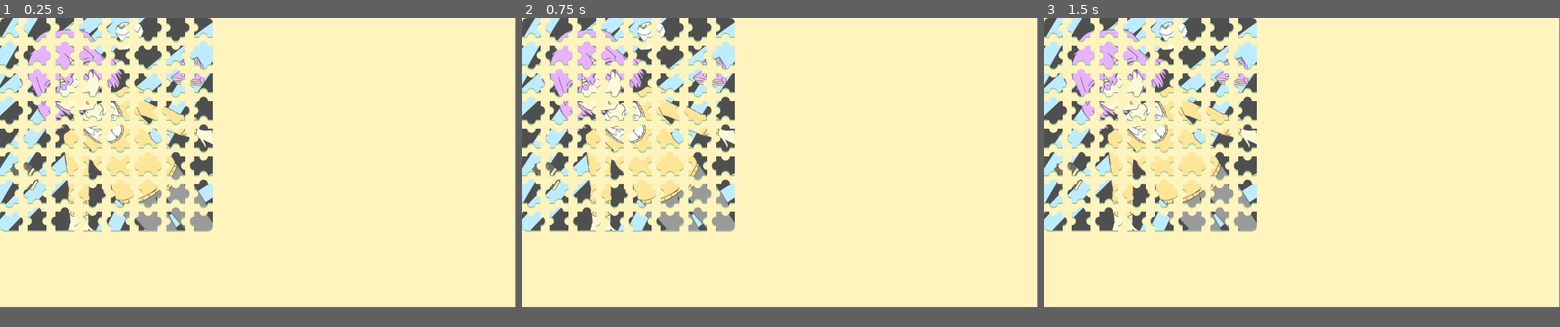
Above: before the commit, frames 1-3 (left to right).
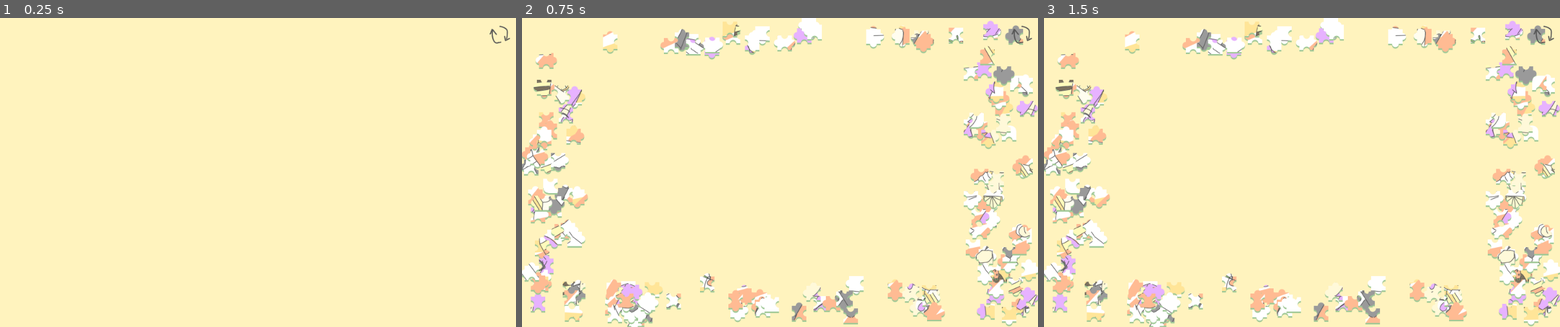
Above: after the commit, the same moments.

Repository: TripleCubes/CakePuzzle
Game: Godot game, scene res://Scenes/main.tscn
The game is run twice, just before and just after one commit, with the same random seed, the same clock (stepped at 60 frames per second) and the same inputs.
Inputs (mouse positions are in pixels of both pictures, inside the frame that each line leads up to; where the layout moved, square brackets give the same spot in the first picture):
- Up to frame 1 (0.25 s): no input
- Up to frame 2 (0.75 s): click (1022, 33) at 0.52 s
- Up to frame 3 (1.5 s): click (1539, 79) [1054, 27] at 1.25 s
The window is 799x449 before the commit and 800x480 after it. Grey fills any space a smaller window leaves; there, only what the larger window draws over its background counts as a difference.

The runs differ from the first frame. In frame 1, 16% of the frame differs, in the area x 0-99%, y 0-70%; in frame 2, 30%, in the area x 0-100%, y 0-100%; in frame 3, 30%.

Commit message:
Add proper shuffer functionality

Diff:
--- a/CakePuzzle/Scenes/main.tscn
+++ b/CakePuzzle/Scenes/main.tscn
@@ -1,12 +1,19 @@
 [gd_scene load_steps=3 format=3 uid="uid://daxam6xj00kwr"]
 
 [ext_resource type="Script" path="res://Scripts/main.gd" id="1_6k8ji"]
-[ext_resource type="PackedScene" uid="uid://cbq3dhqky1053" path="res://Scenes/menu.tscn" id="2_c4ds1"]
+[ext_resource type="Texture2D" uid="uid://b1gdlet7h04v5" path="res://Assets/Sprites/shuffle.png" id="2_xt0nc"]
 
 [node name="Main" type="Node2D"]
 script = ExtResource("1_6k8ji")
 
-[node name="Menu" parent="." instance=ExtResource("2_c4ds1")]
-visible = false
+[node name="Pieces" type="Node2D" parent="."]
 
-[node name="Pieces" type="Node2D" parent="."]
+[node name="ShuffleButton" type="TextureButton" parent="."]
+offset_left = 944.0
+offset_top = 8.0
+offset_right = 994.0
+offset_bottom = 58.0
+mouse_default_cursor_shape = 2
+texture_normal = ExtResource("2_xt0nc")
+
+[connection signal="pressed" from="ShuffleButton" to="." method="_on_shuffle_button_pressed"]
--- a/CakePuzzle/Scenes/menu.tscn
+++ /dev/null
@@ -1,19 +0,0 @@
-[gd_scene load_steps=3 format=3 uid="uid://cbq3dhqky1053"]
-
-[ext_resource type="Texture2D" uid="uid://cmlt6in6uhkc" path="res://Assets/Sprites/selection_button.png" id="1_42mbl"]
-[ext_resource type="Texture2D" uid="uid://bjgkh3cx68nnv" path="res://Assets/Sprites/title.png" id="2_aj0cr"]
-
-[node name="Menu" type="Node2D"]
-
-[node name="TextureButton" type="TextureButton" parent="."]
-offset_left = 30.0
-offset_top = 290.0
-offset_right = 236.0
-offset_bottom = 366.0
-mouse_default_cursor_shape = 2
-texture_normal = ExtResource("1_42mbl")
-
-[node name="Title" type="Sprite2D" parent="."]
-position = Vector2(221.423, 134.75)
-scale = Vector2(0.604987, 0.604987)
-texture = ExtResource("2_aj0cr")
--- a/CakePuzzle/Scenes/piece.tscn
+++ b/CakePuzzle/Scenes/piece.tscn
@@ -43,6 +43,7 @@
 shader_parameter/height_draw = null
 
 [node name="Piece" type="Button"]
+focus_mode = 0
 theme_override_styles/normal = SubResource("StyleBoxEmpty_3r65l")
 theme_override_styles/hover = SubResource("StyleBoxEmpty_kvct4")
 theme_override_styles/pressed = SubResource("StyleBoxEmpty_cbggm")
--- a/CakePuzzle/Scenes/selection_menu.tscn
+++ /dev/null
@@ -1,3 +0,0 @@
-[gd_scene format=3 uid="uid://hjx6rq25as5b"]
-
-[node name="SelectionMenu" type="Node2D"]
--- a/CakePuzzle/Scripts/Piece/piece.gd
+++ b/CakePuzzle/Scripts/Piece/piece.gd
@@ -1,4 +1,8 @@
 extends Button
+
+var texture: Texture2D:
+	set(val):
+		$Sprite2D.texture = val
 
 var texture_size: Vector2:
 	get:
--- a/CakePuzzle/Scripts/Singletons/global_vars.gd
+++ b/CakePuzzle/Scripts/Singletons/global_vars.gd
@@ -1,3 +1,6 @@
 extends Node
 
 const scene_piece: = preload("res://Scenes/piece.tscn")
+
+const texture_0: = preload("res://Assets/Sprites/_0.png")
+const texture_1: = preload("res://Assets/Sprites/_1.png")
--- a/CakePuzzle/Scripts/main.gd
+++ b/CakePuzzle/Scripts/main.gd
@@ -1,11 +1,40 @@
 extends Node2D
 
 var piece_list = []
+var texture_list = [GV.texture_0, GV.texture_1]
+var divide_vec_list = [Vector2(8, 8), Vector2(12, 12)]
+var circle_radius_list = [10, 7]
 
 func _ready():
-	var divide_vec = Vector2(8, 8)
-	var circle_radius: float = 10
+	pass
 
+func _process(_delta):
+	if Input.is_action_just_pressed("KEY_SPACE"):
+		$ShuffleButton.hide()
+	if Input.is_action_just_released("KEY_SPACE"):
+		$ShuffleButton.show()
+
+func _on_shuffle_button_pressed():
+	piece_list.clear()
+
+	for piece in $Pieces.get_children():
+		piece.queue_free()
+
+	var dice = randi_range(0, 1)
+	var dice2 = randi_range(0, 1)
+	_set_up(texture_list[dice], divide_vec_list[dice2], circle_radius_list[dice2])
+
+func _rand_pos(piece_size: Vector2) -> Vector2:
+	var pos: = Vector2(500, 300)
+
+	while (pos.x < 1000 - 150 and pos.x > 100 and pos.y < 600 - 100 and pos.y > 50) \
+	or (pos.x > 1000 - piece_size.x or pos.y > 600 - piece_size.y):
+		pos.x = randf_range(0, 1000)
+		pos.y = randf_range(0, 600)
+
+	return pos
+
+func _set_up(texture: Texture2D, divide_vec: Vector2, circle_radius: float) -> void:
 	for i in divide_vec.y:
 		piece_list.append([])
 
@@ -15,12 +44,13 @@
 
 			var piece_size = Vector2(piece.texture_size.x / divide_vec.x, piece.texture_size.y / divide_vec.y)
 			var piece_offset = Vector2(piece_size.x * j, piece_size.y * i)
+			piece.texture = texture
 			piece.grid_size = divide_vec
 			piece.index = Vector2(j, i)
 			piece.piece_size = piece_size
 			piece.piece_offset = piece_offset
 			piece.circle_radius = circle_radius
-			piece.position = piece_offset + Vector2(j * 20, i * 20)
+			piece.position = _rand_pos(piece_size)
 			piece.size = piece_size
 			piece_list[i].append(piece)
 
--- a/CakePuzzle/project.godot
+++ b/CakePuzzle/project.godot
@@ -20,6 +20,24 @@
 GV="*res://Scripts/Singletons/global_vars.gd"
 PieceConsts="*res://Scripts/Piece/piece_consts.gd"
 
+[display]
+
+window/size/viewport_width=1000
+window/size/viewport_height=600
+
+[input]
+
+KEY_SPACE={
+"deadzone": 0.5,
+"events": [Object(InputEventKey,"resource_local_to_scene":false,"resource_name":"","device":-1,"window_id":0,"alt_pressed":false,"shift_pressed":false,"ctrl_pressed":false,"meta_pressed":false,"pressed":false,"keycode":0,"physical_keycode":32,"key_label":0,"unicode":32,"echo":false,"script":null)
+]
+}
+KEY_A={
+"deadzone": 0.5,
+"events": [Object(InputEventKey,"resource_local_to_scene":false,"resource_name":"","device":-1,"window_id":0,"alt_pressed":false,"shift_pressed":false,"ctrl_pressed":false,"meta_pressed":false,"pressed":false,"keycode":0,"physical_keycode":65,"key_label":0,"unicode":97,"echo":false,"script":null)
+]
+}
+
 [rendering]
 
 renderer/rendering_method="gl_compatibility"
Binary file added: CakePuzzle/Assets/Sprites/shuffle.png
Not shown, added: CakePuzzle/Assets/Sprites/shuffle.png.import
